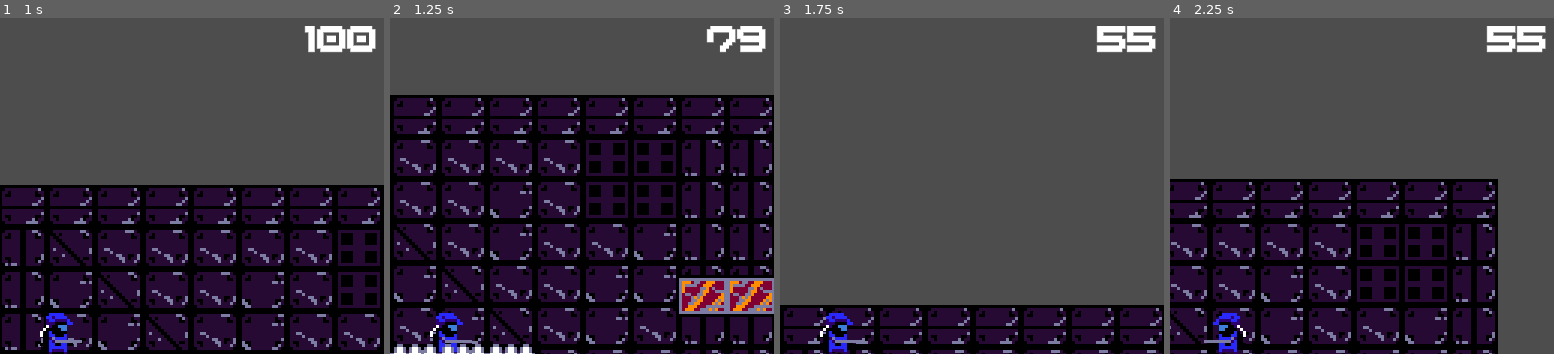
Above: before the commit, frames 1-4 (left to right).
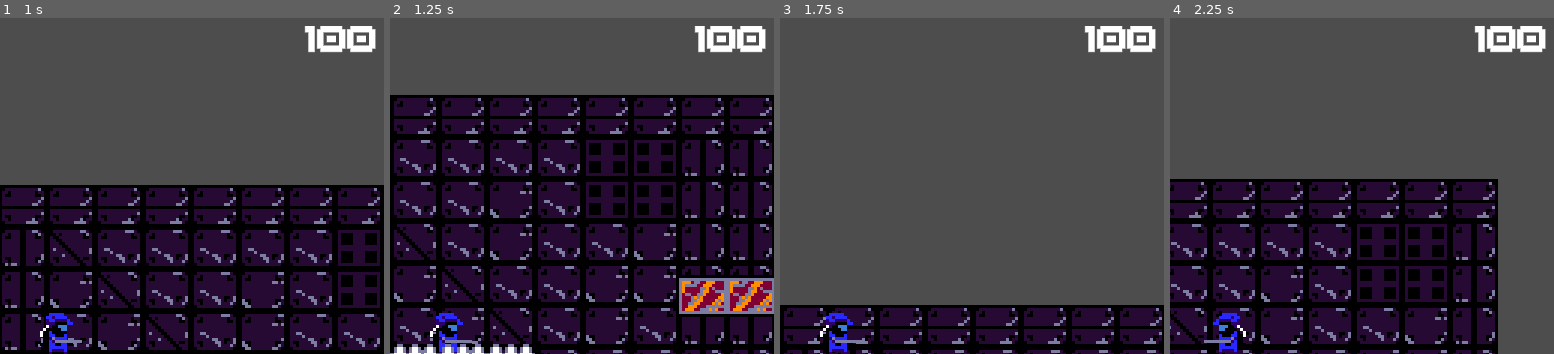
Above: after the commit, the same moments.

Repository: UnknownRori/bunker-the-game
Game: Godot game, scene res://scene/world.tscn
Two runs of this game, one before a commit and one after it. Both use one fixed random seed, a clock stepped at 60 frames per second and the inputs below.
Inputs:
- Up to frame 1 (1 s): tap Enter (Start) at 0.5 s; hold Right (right) from 0.53 s (still down); tap Z (A) at 0.6 s; tap Up (up) at 0.77 s
- Up to frame 2 (1.25 s): keep holding Right (right)
- Up to frame 3 (1.75 s): keep holding Right (right); tap X (B) at 1.35 s; tap Up (up) at 1.52 s
- Up to frame 4 (2.25 s): release Right (right) at 2.03 s; hold Left (left) from 2.03 s (still down); tap Space (Select) at 2.1 s
The pictures show only the part of the screen within x 42-92%, y 3-53%; the shares and areas given below are measured in that part.

Frame 1 is identical in both runs. In frame 2, 0.5% of the frame differs, in the area x 79-97%, y 2-11%; in frame 3, 0.4%; in frame 4, 0.4%.

Commit message:
📦 make the damage spike not every frame

Diff:
--- /dev/null
+++ b/scene/Component/DamageComponent.tscn
@@ -0,0 +1,20 @@
+[gd_scene load_steps=2 format=3 uid="uid://evprc0qecmf"]
+
+[sub_resource type="GDScript" id="GDScript_g7ivv"]
+script/source = "extends Node
+
+
+# Called when the node enters the scene tree for the first time.
+func _ready():
+	pass # Replace with function body.
+
+
+# Called every frame. 'delta' is the elapsed time since the previous frame.
+func _process(delta):
+	pass
+"
+
+[node name="DamageComponent" type="Node"]
+script = SubResource("GDScript_g7ivv")
+
+[node name="Timer" type="Timer" parent="."]
--- /dev/null
+++ b/scene/Component/Health.tscn
@@ -0,0 +1,8 @@
+[gd_scene load_steps=2 format=3 uid="uid://g40wu5scfhpc"]
+
+[ext_resource type="Script" path="res://src/Composable/Health.gd" id="1_81f8f"]
+
+[node name="Health" type="Node"]
+script = ExtResource("1_81f8f")
+
+[node name="SpikeTimer" type="Timer" parent="."]
--- a/scene/Player/player.tscn
+++ b/scene/Player/player.tscn
@@ -5,7 +5,7 @@
 [ext_resource type="Script" path="res://src/Composable/Movement.gd" id="3_nlp1q"]
 [ext_resource type="PackedScene" uid="uid://ctgqlbgcwqhfr" path="res://scene/Component/AttackComponent.tscn" id="3_psbq3"]
 [ext_resource type="Script" path="res://src/Composable/Controllable.gd" id="4_e3tjp"]
-[ext_resource type="Script" path="res://src/Composable/Health.gd" id="6_i3o40"]
+[ext_resource type="PackedScene" uid="uid://g40wu5scfhpc" path="res://scene/Component/Health.tscn" id="5_5toat"]
 
 [sub_resource type="RectangleShape2D" id="RectangleShape2D_86auw"]
 size = Vector2(12, 17)
@@ -34,8 +34,7 @@
 acceleration = 30
 max_jumps = 1
 
+[node name="Health" parent="." instance=ExtResource("5_5toat")]
+
 [node name="Controllable" type="Node" parent="."]
 script = ExtResource("4_e3tjp")
-
-[node name="Health" type="Node" parent="."]
-script = ExtResource("6_i3o40")
--- a/src/Composable/Health.gd
+++ b/src/Composable/Health.gd
@@ -2,15 +2,36 @@
 
 @export var hp = 100
 @export var max_hp = 100
+@export var damage_cooldown_spike = 1
 
 @onready var controllable = get_parent().get_node("Controllable")
+@onready var spike_timer = get_node("SpikeTimer")
+
+var spike_damage = false
 
 func damage(value) -> bool:
 	hp -= value
 	return is_dead()
 
+func damage_spike(value) -> bool:
+	if spike_timer.is_stopped():
+		spike_timer.start()
+
+	if spike_damage:
+		spike_timer.start()
+		spike_damage = false
+		return damage(value)
+	return is_dead()
+
 func is_dead() -> bool:
 	return hp < 0
 
+func set_damage_spike():
+	spike_damage = true
+
+func _ready():
+	spike_timer.connect("timeout", set_damage_spike)
+	spike_timer.wait_time = damage_cooldown_spike
+
 func _process(delta):
 	pass
--- a/src/Composable/Movement.gd
+++ b/src/Composable/Movement.gd
@@ -44,8 +44,7 @@
 			if tile:
 				if tile.get_custom_data("spike"):
 					if hp:
-						# Todo : Make this not every frame
-						hp.damage(1)
+						hp.damage_spike(10)
 
 	pass
 
